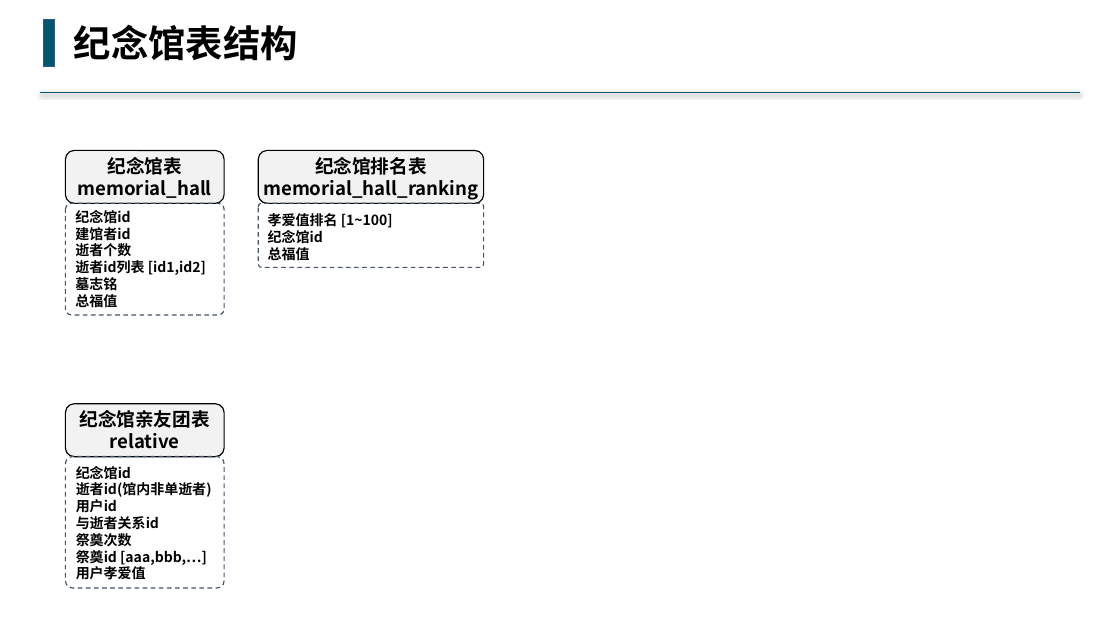
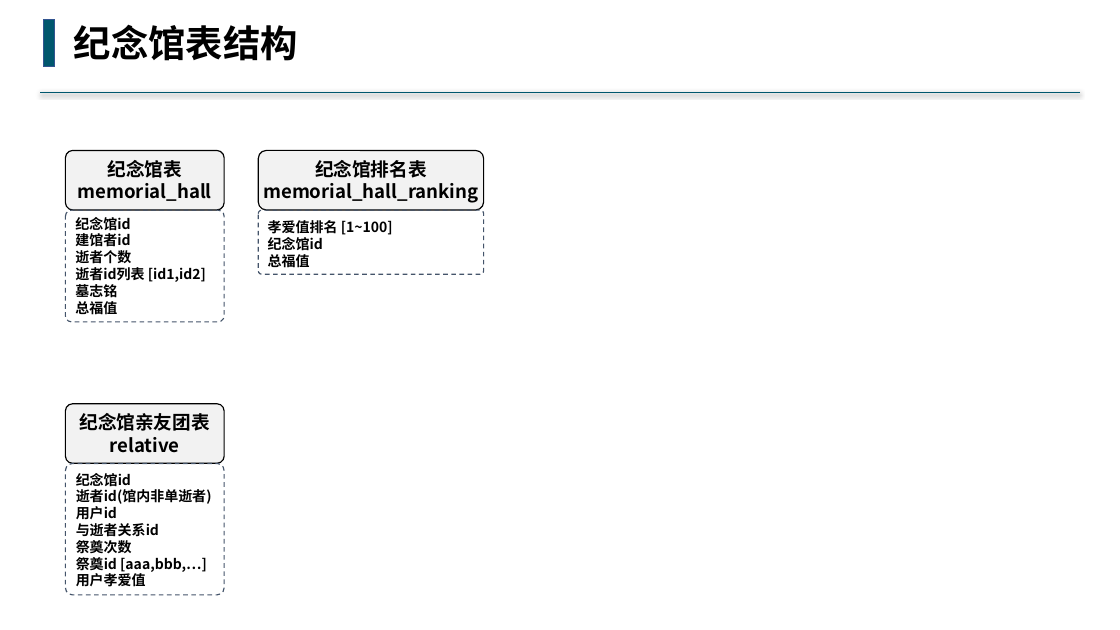
Before and after one commit to buddhachain/buddhaContract, a slide deck: slide 4 of doc/祭奠堂.pptx. Drawn at 1120x630 pixels with LibreOffice and Linux fonts; fonts in the diff are those of the drawing. Boxes give left, top, right and bottom in pixels: in the first picture for what was removed or moved away, otherwise in the second. Text is boxed around its words. In the diff, an @@ line names an element or a change of style, - is before the commit and + after.

```diff
--- a/doc/祭奠堂.pptx
+++ b/doc/祭奠堂.pptx
@@ rounded rectangle "纪念馆表" resized from (x1=66, y1=150, x2=224, y2=203) to (x1=66, y1=150, x2=224, y2=210) @@
@@ rounded rectangle "纪念馆排名表" resized from (x1=258, y1=150, x2=483, y2=203) to (x1=258, y1=150, x2=483, y2=210) @@
@@ 3 rounded rectangles moved together from (x1=66, y1=203, x2=483, y2=589) to (x1=66, y1=210, x2=483, y2=596) @@
@@ proportions changed in 3 elements at (x1=258, y1=150, x2=483, y2=210), (x1=66, y1=150, x2=224, y2=210), (x1=66, y1=404, x2=224, y2=464) @@
@@ rounded rectangle "纪念馆亲友团表" resized from (x1=66, y1=404, x2=224, y2=457) to (x1=66, y1=404, x2=224, y2=464) @@
```
Also in this commit, not shown: 4 other slides changed.
